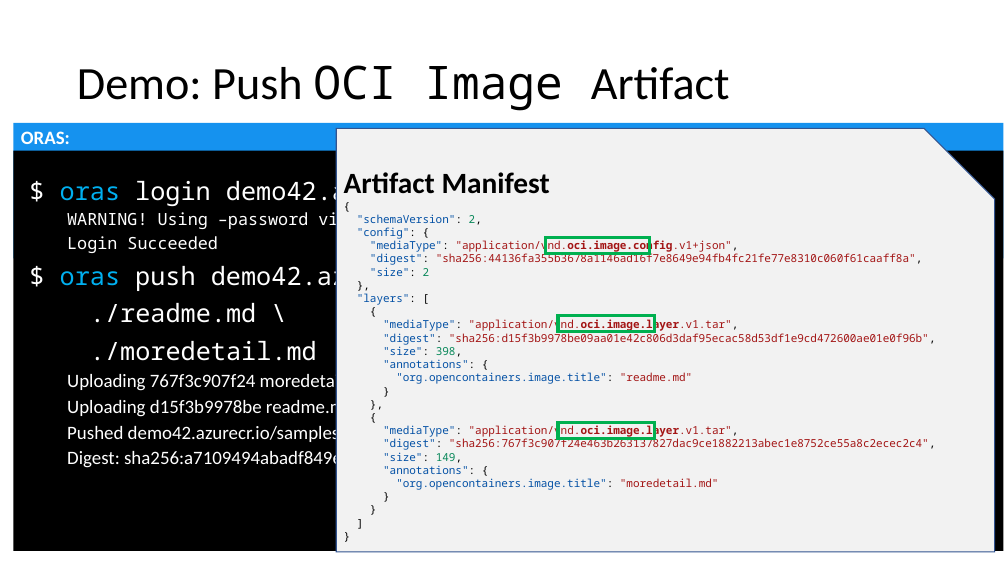
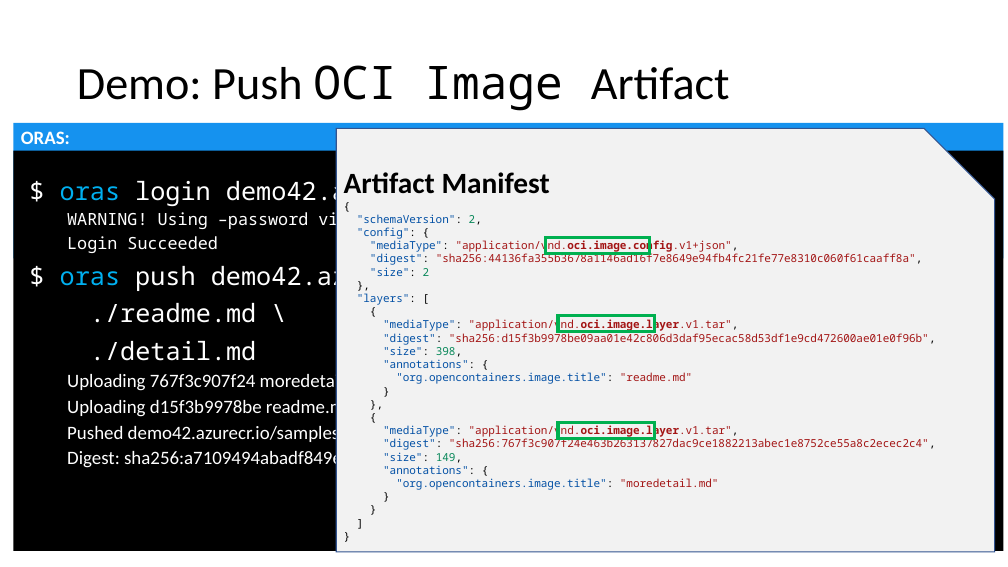
Before and after one commit to SteveLasker/Presentations, a slide deck: slide 26 of ACR/OCIArtifactRegistries.pptm. Drawn at 1008x567 pixels with LibreOffice and Linux fonts; fonts in the diff are those of the drawing; background and template pictures are left out. Boxes give left, top, right and bottom in pixels: in the first picture for what was removed or moved away, otherwise in the second. Text is boxed around its words. In the diff, an @@ line names an element or a change of style, - is before the commit and + after.

Commit message:
OCI Artifact Registries Final

```diff
--- a/ACR/OCIArtifactRegistries.pptm
+++ b/ACR/OCIArtifactRegistries.pptm
@@ text at [90,341,256,361]: text changed @@
-./moredetail.md
+./detail.md
```
Also in this commit, not shown: 5 other slides changed.
